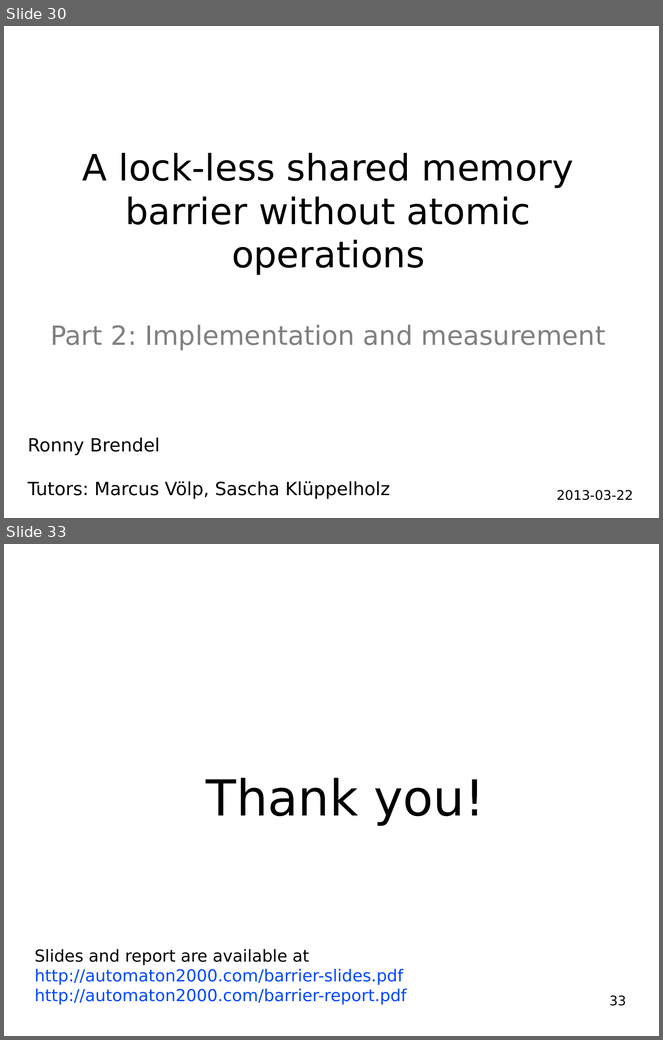
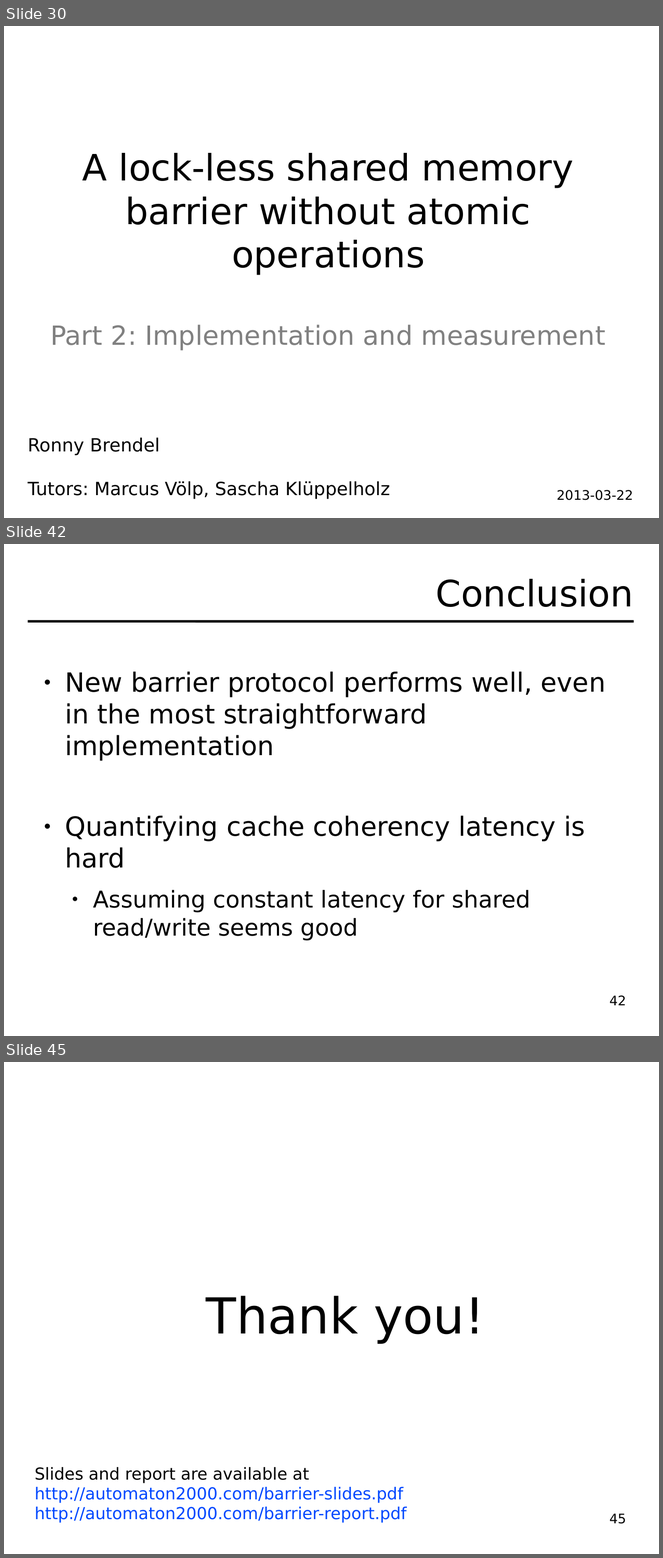
Before and after one commit to hydroo/minor-thesis-barriers, a slide deck: presentation/slides.odp. Shown one above the other, each under a label of ours: slides 30 and 33 before the commit, slides 30, 42 and 45 after it; the slides between them are not shown. The pictures are 663x1040 and 663x1558 pixels, drawn with LibreOffice and Linux fonts; fonts in the diff are those of the drawing. Boxes give left, top, right and bottom in pixels: in the first picture for what was removed or moved away, otherwise in the second. Text is boxed around its words. In the diff, an @@ line names an element or a change of style, - is before the commit and + after.

```diff
--- a/presentation/slides.odp
+++ b/presentation/slides.odp
@@ slide 42 added at (4, 544, 659, 1036), background #FFFFFF @@
@@ title added at (436, 579, 633, 607), 44 pt, text #000000 @@
+Conclusion
@@ line added from (28, 621) to (634, 621), #000000 2.89 pt @@
@@ text added at (65, 671, 606, 941), 32 pt, text #000000 @@
+● New barrier protocol performs well, even in the most straightforward implementation
+● Quantifying cache coherency latency is hard
+  ● Assuming constant latency for shared read/write seems good
@@ page number added at (610, 995, 626, 1005), 16 pt, text #000000 @@
+42
@@ what was slide 33 is now slide 45 @@
@@ page number at (610, 1513, 626, 1524): text changed @@
-33
+45
```
Also in this commit, not shown: 3 slides changed, 11 other slides added, 3 other files.
